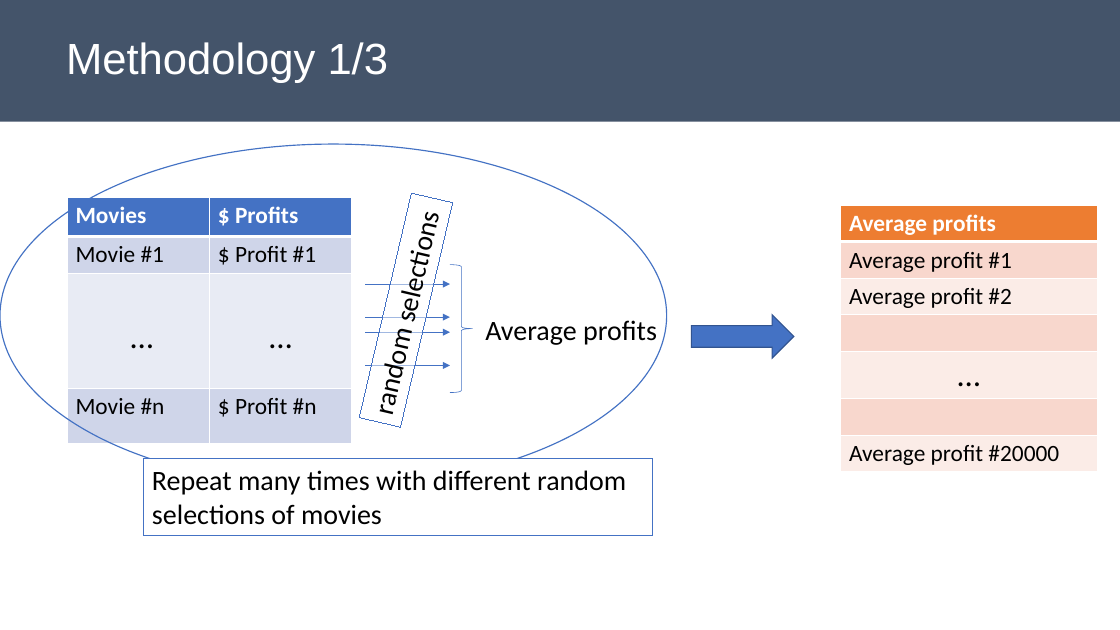
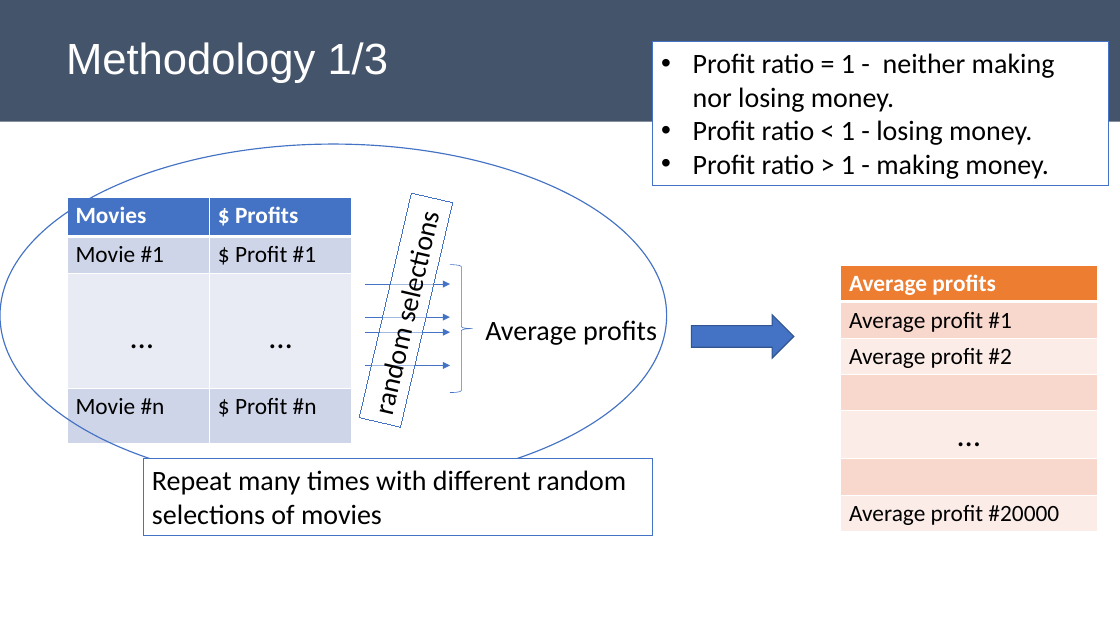
Before and after one commit to poariston/DataAnalysis_SuccessfulMovies, a slide deck: slide 3 of Mod1Project_Presentation_POAriston.pptx. Drawn at 1120x630 pixels with LibreOffice and Linux fonts; fonts in the diff are those of the drawing. Boxes give left, top, right and bottom in pixels: in the first picture for what was removed or moved away, otherwise in the second. Text is boxed around its words. In the diff, an @@ line names an element or a change of style, - is before the commit and + after.

```diff
--- a/Mod1Project_Presentation_POAriston.pptx
+++ b/Mod1Project_Presentation_POAriston.pptx
@@ rectangle added at bbox=[653, 41, 1108, 186], fill #FFFFFF, outline #4472C4 0.75 pt, 24 pt, text #000000 @@
+• Profit ratio = 1 - neither making nor losing money.
+• Profit ratio < 1 - losing money.
+• Profit ratio > 1 - making money.
@@ table: place and size @@
-table at bbox=[841, 206, 1098, 472]
+table at bbox=[841, 266, 1098, 532]
```
Also in this commit, not shown: 4 other slides changed, 2 slides added, 2 other files.
